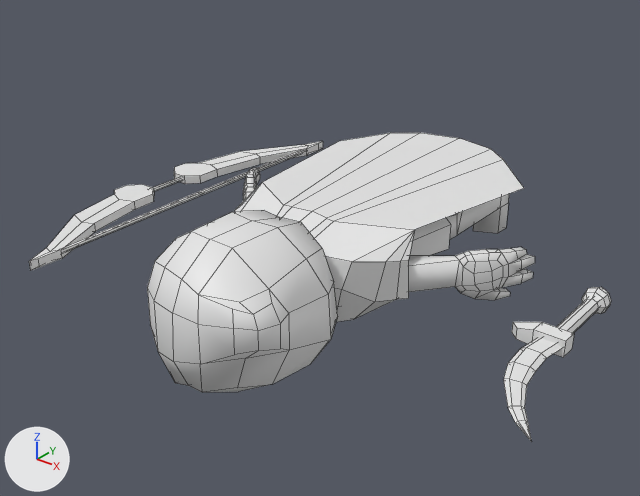
An edit to the OBJ model Resources/characters/ranger/ranger.obj, drawn before and after from the same camera.
Both versions are drawn from a 50 mm camera at (8.13, -14.74, 6.45) aimed at (-0.27, -4.25, -0.06). The lights are fixed; the arrows at lower left show +X, +Y and +Z. Mesh edges are drawn as thin lines. Materials are left out; every surface is plain grey. Where no turn or scale is listed for an object, it has been applied to the vertices. Vertices at the same position are counted once.

The scene before the commit, as lines of its bpy script (objects in view):
```python
me_ranger_cube_011 = bpy.data.meshes.new('ranger_Cube.011')
me_ranger_cube_011.from_pydata(...)  # 737 vertices, 697 faces; spans x -4.73..4.88, y -7.89..0.02, z -1.23..1.2
# faces by material slot: [66, 322, 74, 117, 70, 48]
me_ranger_cube_011.materials.append(mat_knightskin)
me_ranger_cube_011.materials.append(mat_rangermail)
me_ranger_cube_011.materials.append(mat_rangermail_none)
me_ranger_cube_011.materials.append(mat_chainmail)
me_ranger_cube_011.materials.append(mat_rangercloth)
me_ranger_cube_011.materials.append(mat_rangercloth_none)
ob_ranger_cube_011 = bpy.data.objects.new('ranger_Cube.011', me_ranger_cube_011)
ob_ranger_cube_011.location = (0.0, 0.0, 0.0)
```
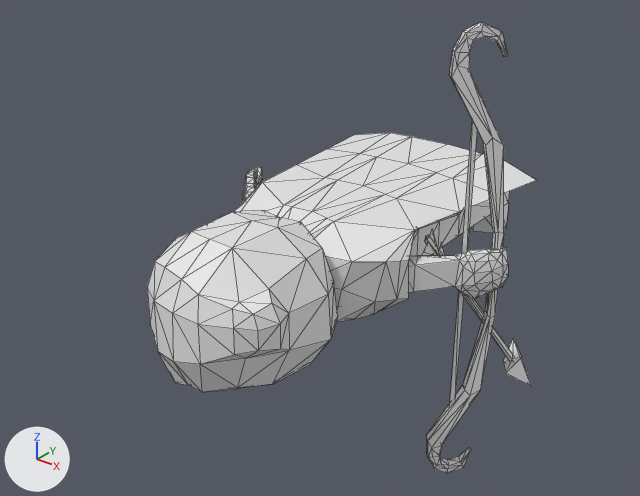
What differs and where, as boxes (x1, y1, x2, y2) in the pictures (640 x 496 px; the box of a moved part takes in the faces that stretch with it):
'ranger_Cube.011', reshaped (33% narrower, 46% taller)
    before: (29, 133, 611, 442)
    after: (147, 22, 536, 473)
part 1 of me_ranger_cube_011, added
    after: (426, 22, 508, 473)
part 2 of me_ranger_cube_011, deleted
    before: (29, 141, 611, 442)
part 3 of me_ranger_cube_011, moved or reshaped
    before: (208, 133, 535, 392)
    after: (208, 120, 536, 403)

The change, as a diff of the scene's bpy script:
```diff
--- a/Resources/characters/ranger/ranger.obj.py
+++ b/Resources/characters/ranger/ranger.obj.py
@@ me_ranger_cube_011 @@
 # used by ob_ranger_cube_011; location = (0.0, 0.0, 0.0)
-me_ranger_cube_011.from_pydata(...)  # 737 vertices, 697 faces; spans x -4.73..4.88, y -7.89..0.02, z -1.23..1.2
+me_ranger_cube_011.from_pydata(...)  # 703 vertices, 1302 faces; spans x -2.93..2.99, y -7.89..0.02, z -3.9..3.9
+# me_ranger_cube_011 part 1: a new loose piece of 102 vertices spanning x 1.8..2.62, y -4.0..-3.24, z -3.9..3.9
+# me_ranger_cube_011 part 2: 8 loose pieces with 207 vertices, spanning x -4.73..4.88, y -7.76..-0.24, z -0.21..0.21, are deleted
+# me_ranger_cube_011 part 3: 3 vertices moved from x -2.85..0.75, y -2.98..-2.88, z -0.01..0.17 to x -2.79..0.83, y -3.41..-2.89, z -0.01..0.05; 117 vertices removed from x -2.98..2.98, y -7.0..-0.26, z -1.23..0.87; 168 vertices added at x -2.93..2.99, y -7.0..-0.7, z -2.67..2.62
+# me_ranger_cube_011 part 4: the surface is now shaded flat
```
